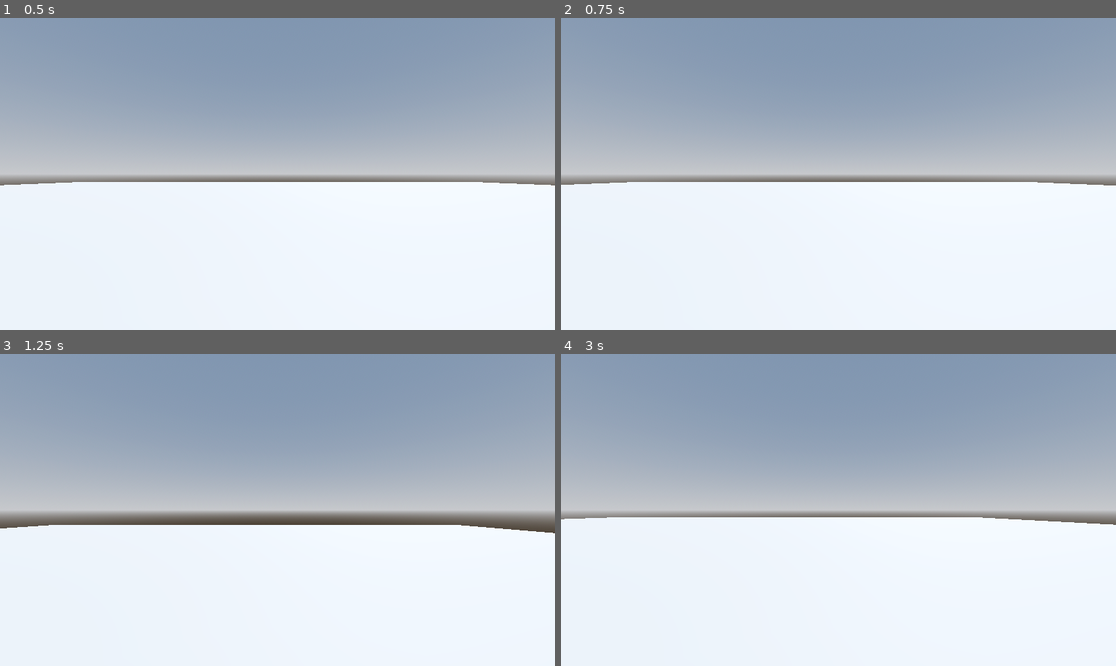
Above: before the commit, frames 1-4 (two rows, left to right).
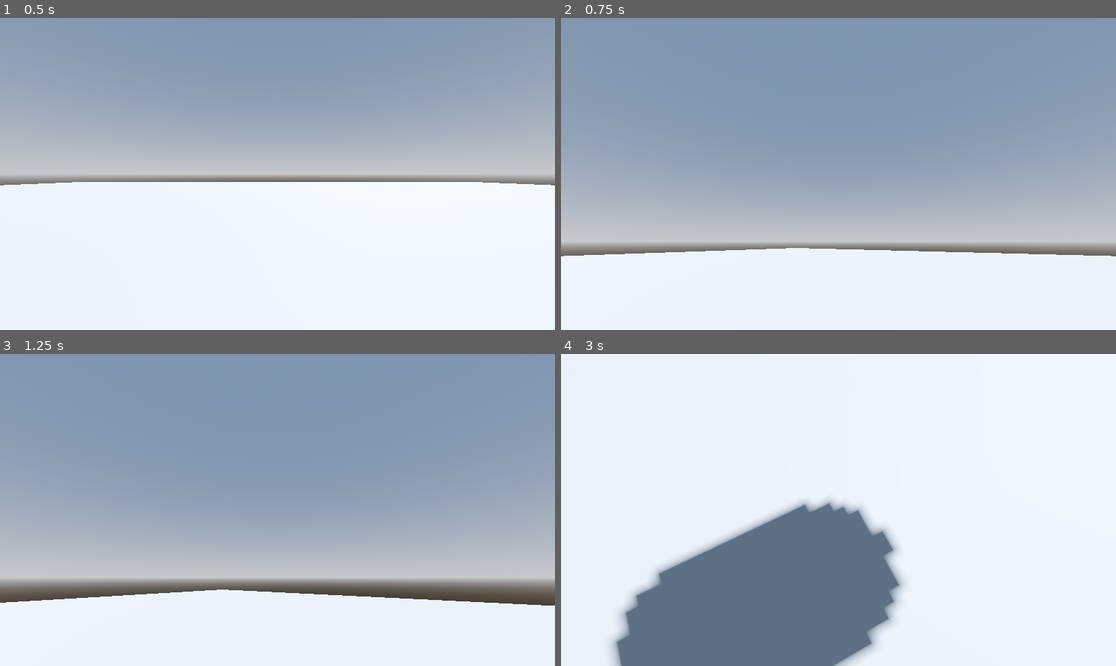
Above: after the commit, the same moments.

Repository: powerfrontier/robo-rampage
Game: Godot game, scene res://Levels/SandBox.tscn
The game is run twice, just before and just after one commit, with the same random seed, the same clock (stepped at 60 frames per second) and the same inputs.
Inputs (mouse positions are in pixels of both pictures, inside the frame that each line leads up to):
- Up to frame 1 (0.5 s): no input
- Up to frame 2 (0.75 s): tap Enter at 0.5 s; move the mouse to (960, 158) at 0.52 s; hold D (move_right) from 0.53 s (still down)
- Up to frame 3 (1.25 s): keep holding D (move_right); tap Space (jump) at 0.77 s
- Up to frame 4 (3 s): move the mouse to (727, 525) at 1.27 s; release D (move_right) at 1.28 s; hold S (move_back) 1.28-2.03 s; tap Space (jump) at 1.52 s; move the mouse to (894, 441) at 2.02 s; hold D (move_right) 2.03-2.78 s; move the mouse to (810, 572) at 2.77 s; hold W (move_forward) from 2.78 s (still down)

Frame 1 is identical in both runs. In frame 2, 40% of the frame differs, in the area x 0-100%, y 32-77%; in frame 3, 43%; in frame 4, 73%, in the area x 0-100%, y 0-100%.

Commit message:
up to lesson 70

Diff:
--- /dev/null
+++ b/Player/SmoothCamera.gd
@@ -0,0 +1,8 @@
+extends Camera3D
+
+@export var speed: float = 40.0
+
+func _physics_process(delta):
+	var weight = clamp(delta*speed, 0.0, 1.0)
+	global_transform = global_transform.interpolate_with(get_parent().global_transform, weight)
+	global_position = get_parent().global_position
--- a/Player/player.gd
+++ b/Player/player.gd
@@ -6,9 +6,15 @@
 
 # Get the gravity from the project settings to be synced with RigidBody nodes.
 var gravity = ProjectSettings.get_setting("physics/3d/default_gravity")
+var mouse_motion: Vector2 = Vector2.ZERO
 
+@onready var camera_pivot = $CameraPivot
+
+func _ready():
+	Input.mouse_mode = Input.MOUSE_MODE_CAPTURED
 
 func _physics_process(delta):
+	handle_camera_rotation()
 	# Add the gravity.
 	if not is_on_floor():
 		velocity.y -= gravity * delta
@@ -29,3 +35,16 @@
 		velocity.z = move_toward(velocity.z, 0, SPEED)
 
 	move_and_slide()
+
+func _input(event):
+	if event is InputEventMouseMotion:
+		if Input.mouse_mode == Input.MOUSE_MODE_CAPTURED:
+			mouse_motion = -event.relative * 0.01
+	elif event.is_action("ui_cancel"):
+			Input.mouse_mode = Input.MOUSE_MODE_VISIBLE
+
+func handle_camera_rotation() -> void:
+	rotate_y(mouse_motion.x)
+	camera_pivot.rotate_x(mouse_motion.y)
+	camera_pivot.rotation_degrees.x = clampf(camera_pivot.rotation_degrees.x, -90.0, 90.0)
+	mouse_motion = Vector2.ZERO
--- a/Player/player.tscn
+++ b/Player/player.tscn
@@ -1,6 +1,7 @@
-[gd_scene load_steps=4 format=3 uid="uid://b6d3rca1aor8n"]
+[gd_scene load_steps=5 format=3 uid="uid://b6d3rca1aor8n"]
 
 [ext_resource type="Script" path="res://Player/player.gd" id="1_1tjvk"]
+[ext_resource type="Script" path="res://Player/SmoothCamera.gd" id="2_cir2d"]
 
 [sub_resource type="CapsuleMesh" id="CapsuleMesh_chbuo"]
 
@@ -15,5 +16,11 @@
 [node name="CollisionShape3D" type="CollisionShape3D" parent="."]
 shape = SubResource("CapsuleShape3D_83cei")
 
-[node name="Camera3D" type="Camera3D" parent="."]
+[node name="CameraPivot" type="Node3D" parent="."]
 transform = Transform3D(1, 0, 0, 0, 1, 0, 0, 0, 1, 0, 0.3, 0)
+
+[node name="SmoothCamera" type="Camera3D" parent="CameraPivot"]
+transform = Transform3D(1, 0, 0, 0, 1, 0, 0, 0, 1, 0, 0.3, 0)
+top_level = true
+script = ExtResource("2_cir2d")
+speed = 44.0
